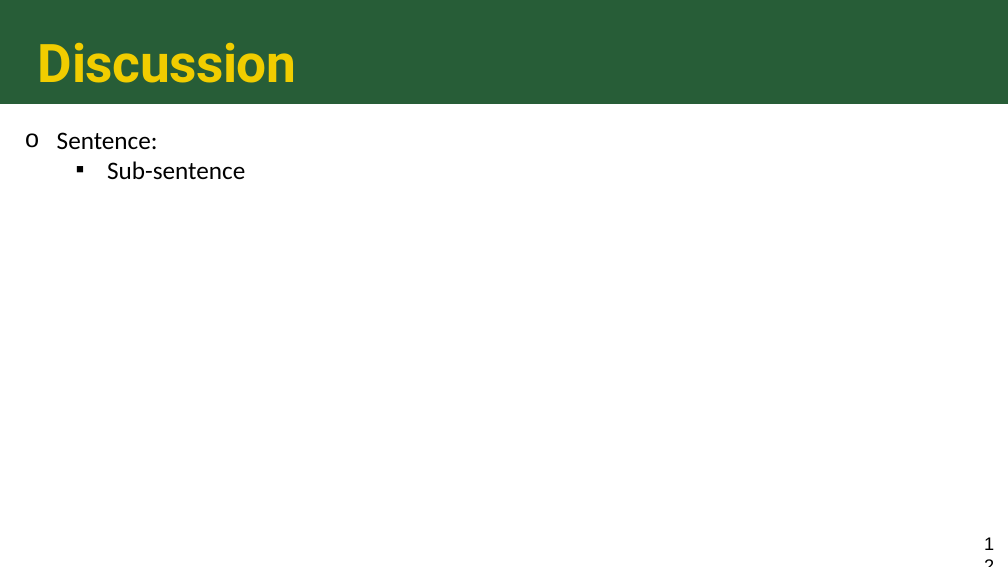
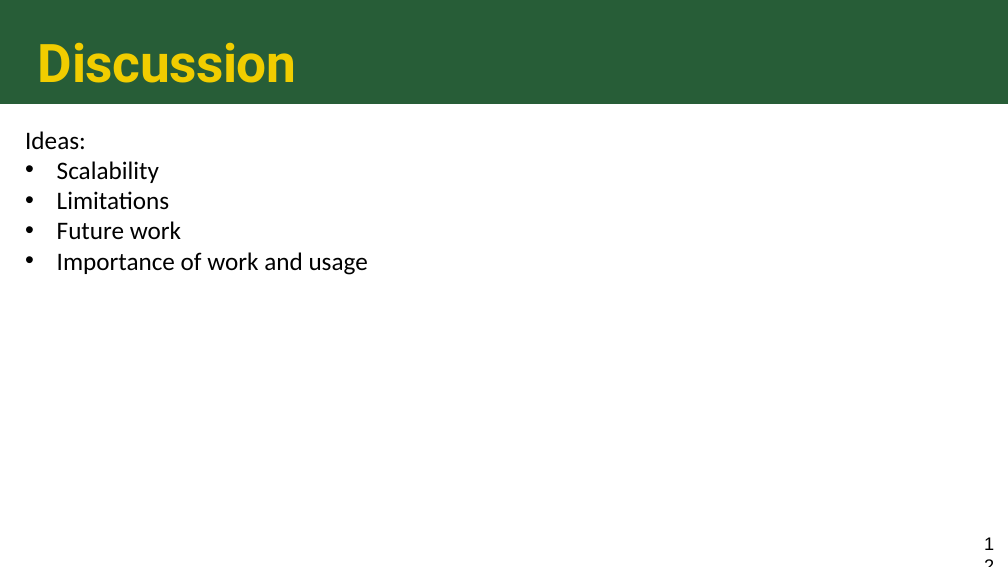
Before and after one commit to riskiha/DALL-E-Classifier, a slide deck: slide 12 of STAT 541 - Clusterfunc - Final Project Slides.pptx. Drawn at 1008x567 pixels with LibreOffice and Linux fonts; fonts in the diff are those of the drawing. Boxes give left, top, right and bottom in pixels: in the first picture for what was removed or moved away, otherwise in the second. Text is boxed around its words. In the diff, an @@ line names an element or a change of style, - is before the commit and + after.

```diff
--- a/STAT 541 - Clusterfunc - Final Project Slides.pptx
+++ b/STAT 541 - Clusterfunc - Final Project Slides.pptx
@@ text at box(25, 131, 368, 275): text changed @@
-o Sentence:
-  ▪ Sub-sentence
+Ideas:
+• Scalability
+• Limitations
+• Future work
+• Importance of work and usage
```
Also in this commit, not shown: 2 other slides changed, 4 slides added, 4 slides removed.
